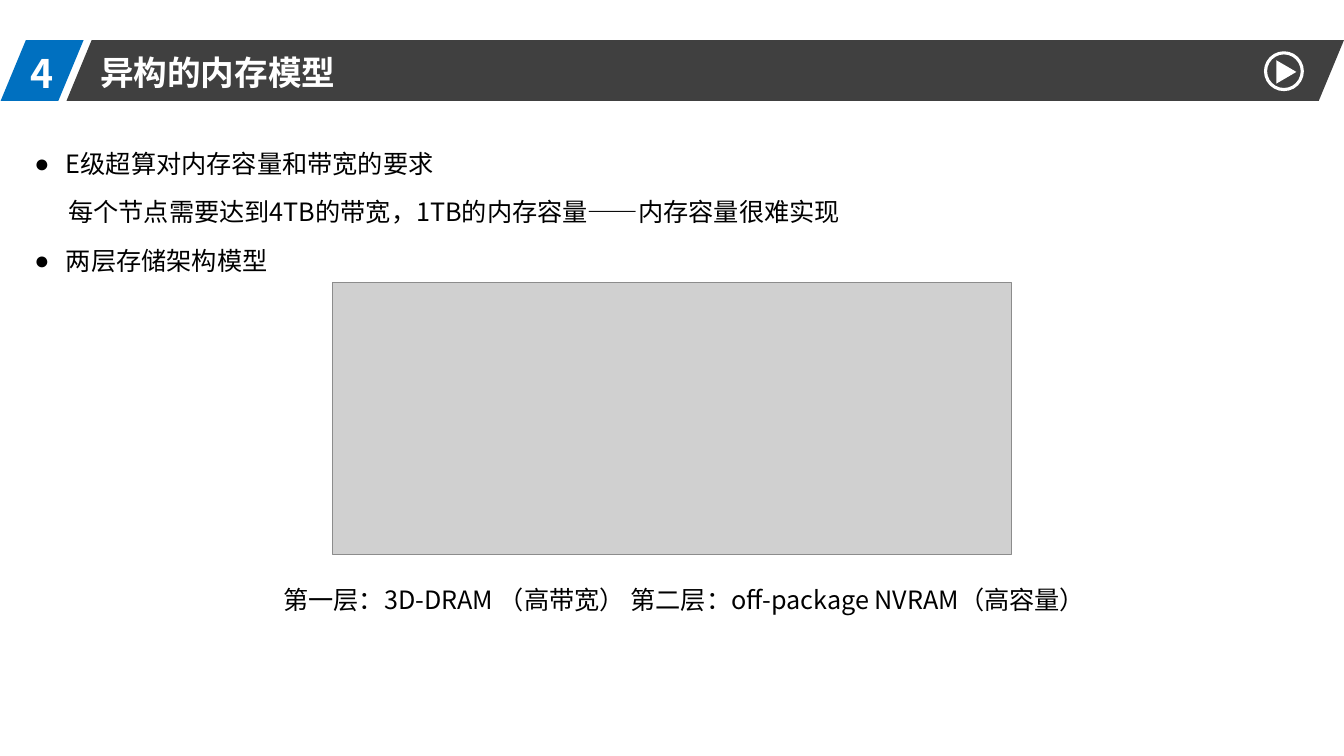
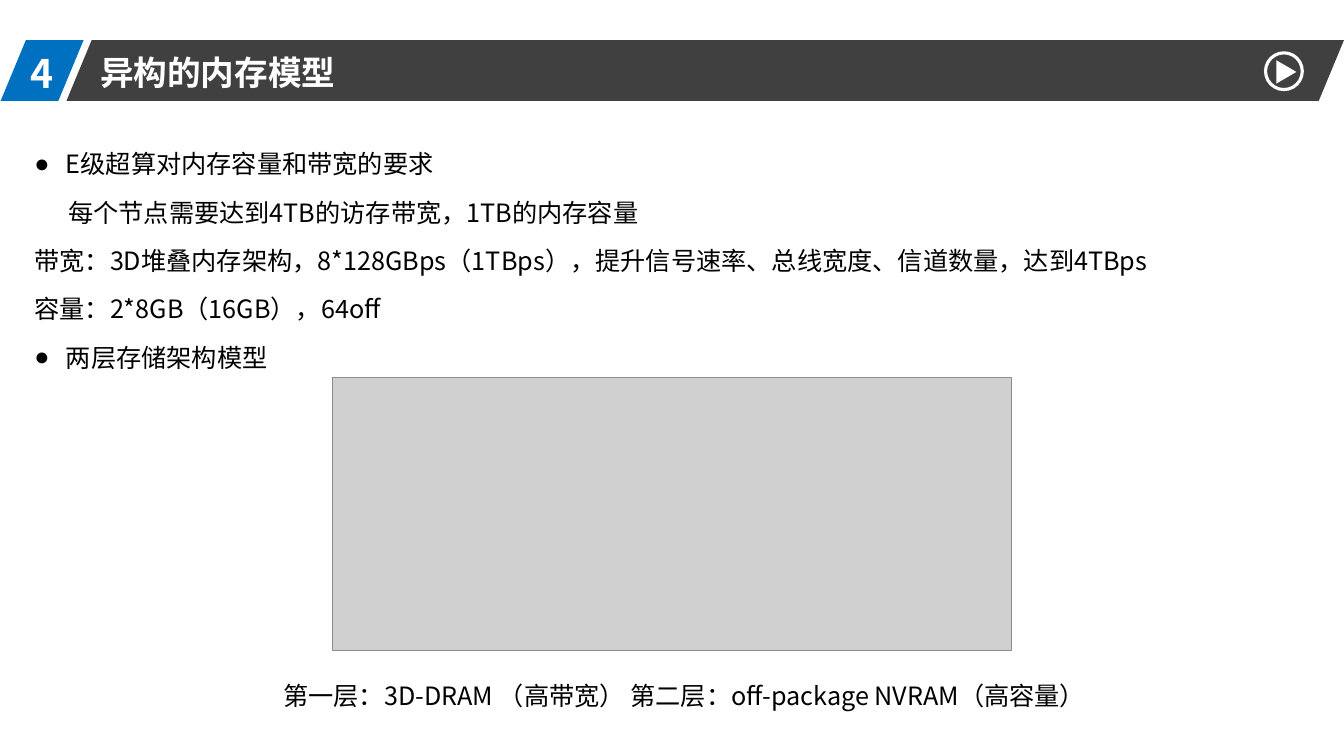
Before and after one commit to DO-MINATOR/buaa, a slide deck: slide 13 of 高性能计算机/高性能.pptx (slide 7 before the commit). Drawn at 1344x756 pixels with LibreOffice and Linux fonts; fonts in the diff are those of the drawing; grey boxes stand for pictures. Boxes give left, top, right and bottom in pixels: in the first picture for what was removed or moved away, otherwise in the second. Text is boxed around its words. In the diff, an @@ line names an element or a change of style, - is before the commit and + after.

```diff
--- a/高性能计算机/高性能.pptx
+++ b/高性能计算机/高性能.pptx
@@ text at bbox=[34, 200, 1147, 321]: text changed @@
-每个节点需要达到4TB的带宽，1TB的内存容量——内存容量很难实现
+每个节点需要达到4TB的访存带宽，1TB的内存容量
+带宽：3D堆叠内存架构，8*128GBps（1TBps），提升信号速率、总线宽度、信道数量，达到4TBps
+容量：2*8GB（16GB），64off
@@ picture: place and size @@
-picture at bbox=[333, 282, 1011, 555]
+picture at bbox=[333, 378, 1011, 650]
```
Also in this commit, not shown: 9 other slides changed, 7 slides added, 2 other files.
